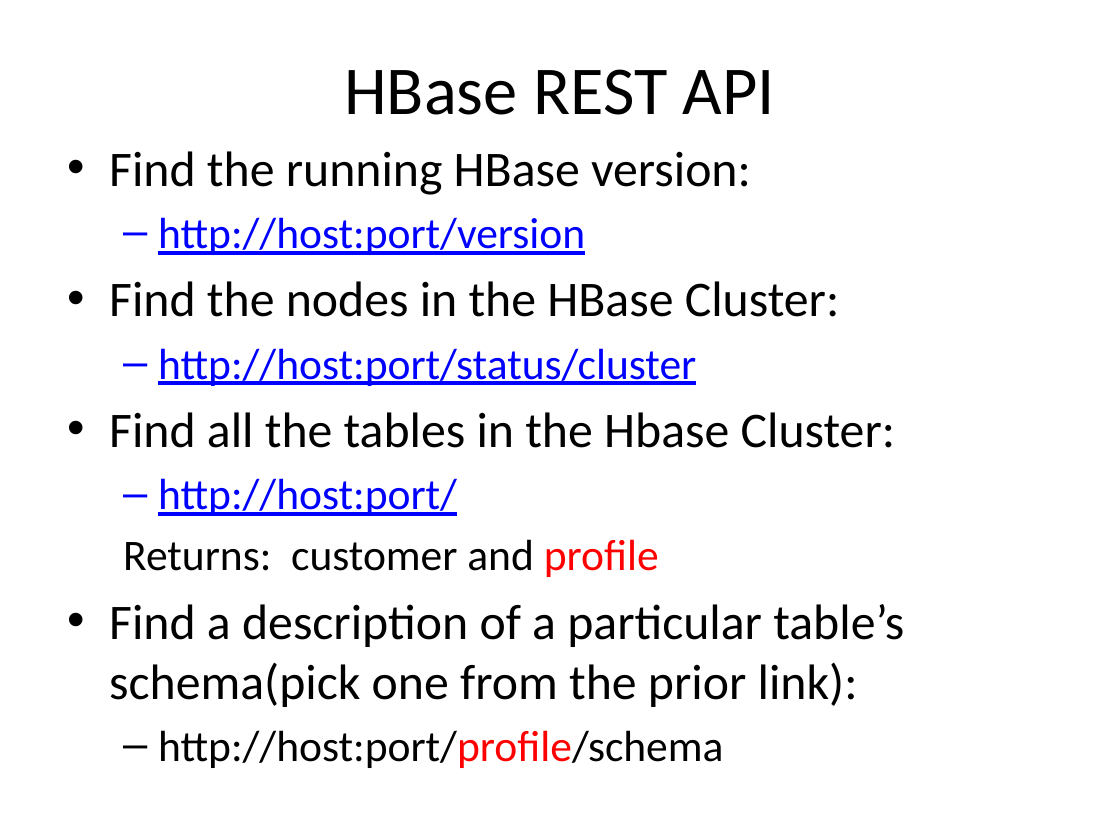
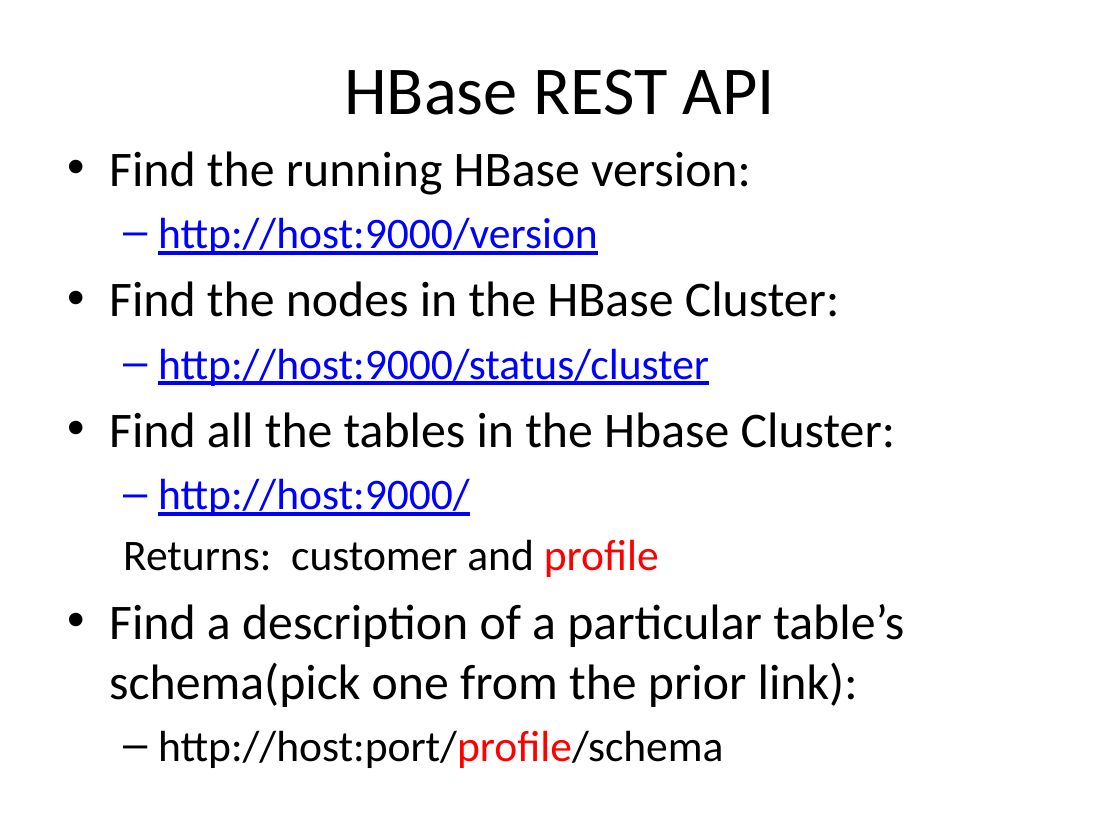
Before and after one commit to o2platform/DefCon_RESTing, a slide deck: slide 15 of Presentation/RESTing On Your Laurels Will Get You Powned3.pptx. Drawn at 1120x840 pixels with LibreOffice and Linux fonts; fonts in the diff are those of the drawing. Boxes give left, top, right and bottom in pixels: in the first picture for what was removed or moved away, otherwise in the second. Text is boxed around its words. In the diff, an @@ line names an element or a change of style, - is before the commit and + after.

```diff
--- a/Presentation/RESTing On Your Laurels Will Get You Powned3.pptx
+++ b/Presentation/RESTing On Your Laurels Will Get You Powned3.pptx
@@ text at [158, 217, 598, 255]: text changed @@
-  – http://host:port/version
+  – http://host:9000/version
@@ text at [158, 348, 709, 386]: text changed @@
-  – http://host:port/status/cluster
+  – http://host:9000/status/cluster
@@ text at [158, 478, 470, 516]: text changed @@
-  – http://host:port/
+  – http://host:9000/
```
Also in this commit, not shown: 9 other slides changed, 7 slides added, 2 slides removed.
